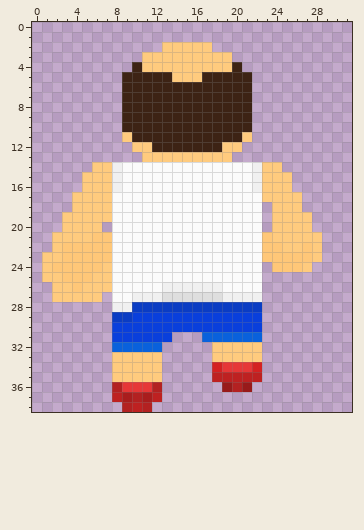
Pixel-art sprite -- Assets/Sprites/character sprites/Walk/Craig BackWalk2.png. That is the earlier state.
The file is 32x39 pixels. Colours within 5 levels of each other are drawn and written as one.
Once edited:
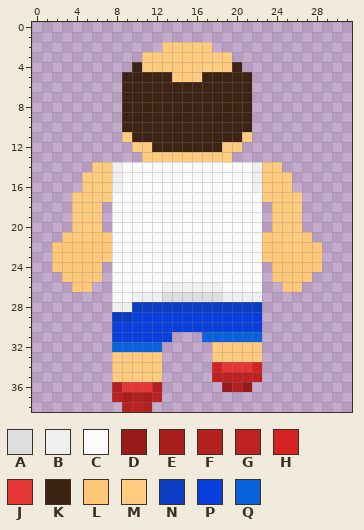
Palette (. is transparent): A #dedede  B #f0f0f0  C #fbfbfb  D #981a1a  E #a91d1d  F #b32121  G #be2121  H #d42121  J #e63737  K #3d2314  L #ffc778  M #ffcb7e  N #0a3cc4  P #093fdc  Q #0961dc
Diff:
Colour L is added in row 24 at x 28; in row 25 at x 24 to 27; in row 26 at x 25 to 26.
Colour L replaces colour M in row 21 at x 3 and 27; in rows 22 to 23 at x 2 and 28; in row 24 at x 27; in row 25 at x 6; in row 26 at x 5.
The author cleared colour M in row 18 at x 7; in row 19 at x 3, 7 and 27; in row 20 at x 3 and 27; in row 21 at x 2 and 28; in row 23 at x 1; in row 24 at x 1 and 7.
The author cleared colour M in row 25 at x 1 to 2 and 7; in row 26 at x 2 to 3 and 6 to 7; in row 27 at x 2 to 6.
Where, in picture pixels (left, top, right, bottom), the same in both pictures:
changed: (42, 202, 112, 302)
changed: (272, 212, 322, 292)
